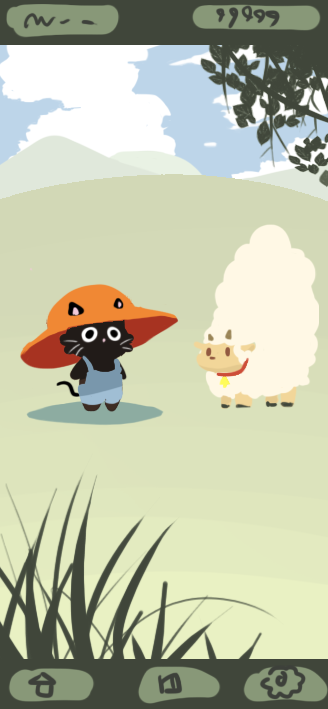
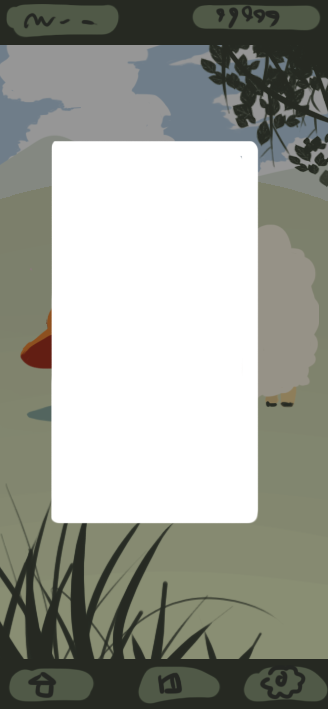
Two versions of the same layered image (328 × 709). Layer-by-layer changes:
added layer "레이어 2" above "레이어 3" over [50, 140, 259, 524]
added layer "레이어 3" (41%) above "UI" over [0, 0, 328, 709]
